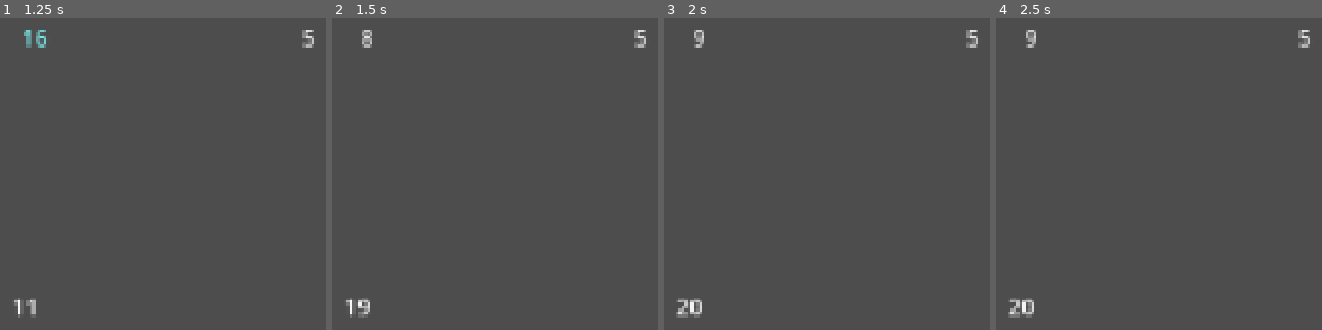
Above: before the commit, frames 1-4 (left to right).
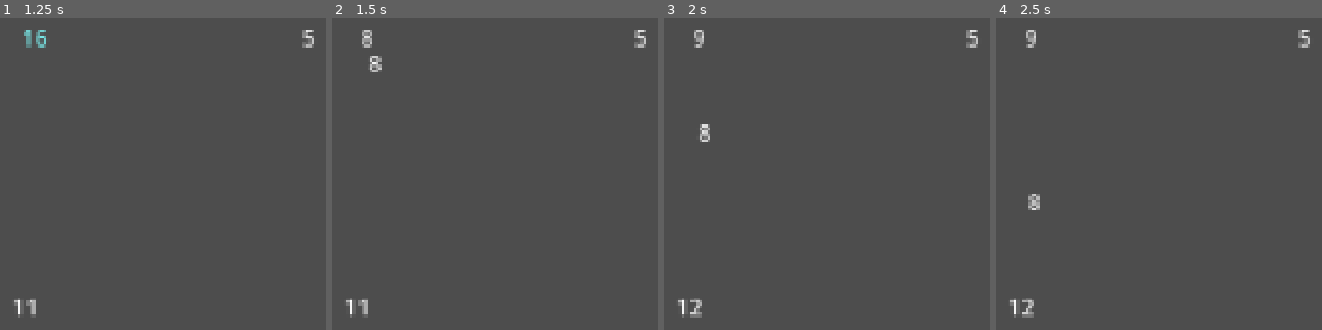
Above: after the commit, the same moments.

Repository: AgustinGattone/castles-and-bridges
Game: Godot game, scene res://scenes/nivel.tscn
Two runs of this game, one before a commit and one after it. Both use one fixed random seed, a clock stepped at 60 frames per second and the inputs below. The engine's default icon, where the game draws it, is replaced by a stand-in: a white triangle on a blue panel in a dark square.
Inputs (mouse positions are in pixels of both pictures, inside the frame that each line leads up to):
- Up to frame 1 (1.25 s): tap Enter at 0.5 s; move the mouse to (35, 39) at 0.52 s; click (35, 39) at 0.67 s
- Up to frame 2 (1.5 s): tap Space at 1.25 s; move the mouse to (358, 308) at 1.27 s; click (358, 308) at 1.42 s
- Up to frame 3 (2 s): no input
- Up to frame 4 (2.5 s): tap Enter at 2 s; move the mouse to (1305, 39) at 2.02 s; click (1305, 39) at 2.17 s

Frame 1 is identical in both runs. In frame 2, 0.3% of the frame differs, in the area x 7-16%, y 12-97%; in frame 3, 0.5%; in frame 4, 0.5%, in the area x 3-14%, y 56-97%.

Commit message:
feat: tropas instanciadas con movimiento real hacia el destino

Diff:
--- /dev/null
+++ b/escuadron.gd
@@ -0,0 +1,36 @@
+extends Area2D
+
+# --- VARIABLES DEL ESCUADRÓN ---
+var cantidad_tropas: int = 0
+var base_destino: Area2D = null
+var velocidad: float = 100.0 # Píxeles por segundo
+
+@onready var label_tropas: Label = $Label
+
+func _ready() -> void:
+	# Al nacer, actualiza el número visual
+	label_tropas.text = str(cantidad_tropas)
+
+# _process se ejecuta en cada frame (ej. 60 veces por segundo)
+func _process(delta: float) -> void:
+	# Si no tenemos destino, no hacemos nada
+	if base_destino == null:
+		return
+
+	# 1. Calculamos la dirección hacia la base destino
+	var direccion = global_position.direction_to(base_destino.global_position)
+
+	# 2. Nos movemos en esa dirección usando la velocidad y el delta (tiempo entre frames)
+	global_position += direccion * velocidad * delta
+
+	# 3. Comprobamos si ya llegamos (si estamos muy cerca)
+	if global_position.distance_to(base_destino.global_position) < 10.0:
+		entregar_tropas()
+
+func entregar_tropas() -> void:
+	# Le sumamos temporalmente las tropas al destino
+	base_destino.current_troops += cantidad_tropas
+	base_destino.update_label()
+
+	# Destruimos este escuadrón (lo borramos de la memoria)
+	queue_free()
--- a/nivel.gd
+++ b/nivel.gd
@@ -35,15 +35,28 @@
 
 # Lógica matemática de mover tropas (Teletransporte temporal)
 func enviar_tropas(origen: Area2D, destino: Area2D) -> void:
-	# Calculamos la mitad de las tropas (la división entera en Godot redondea hacia abajo)
 	var tropas_a_enviar = origen.current_troops / 2
 
 	# Restamos las tropas del origen
 	origen.current_troops -= tropas_a_enviar
 	origen.update_label()
 
-	# Sumamos las tropas al destino (Por ahora es magia instantánea)
-	destino.current_troops += tropas_a_enviar
-	destino.update_label()
+	# -----------------------------------------------------
+	# NUEVO: En lugar de sumar al destino, creamos un escuadrón
+	# -----------------------------------------------------
 
-	print("Se enviaron ", tropas_a_enviar, " tropas a la base objetivo.")
+	# 1. Clonamos la escena del escuadrón
+	var nuevo_escuadron = escuadron_escena.instantiate()
+
+	# 2. Le pasamos los datos que necesita
+	nuevo_escuadron.cantidad_tropas = tropas_a_enviar
+	nuevo_escuadron.base_destino = destino
+
+	# 3. Lo posicionamos exactamente donde está la base de origen
+	nuevo_escuadron.global_position = origen.global_position
+
+	# 4. Lo añadimos como "hijo" del Nivel para que aparezca en el juego
+	add_child(nuevo_escuadron)
+
+# Cargamos el "molde" del escuadrón
+var escuadron_escena = preload("res://scenes/escuadron.tscn")
--- /dev/null
+++ b/scenes/escuadron.tscn
@@ -0,0 +1,17 @@
+[gd_scene format=3 uid="uid://c7aoyaeuu04lr"]
+
+[ext_resource type="Script" uid="uid://8fn1m5wbsju1" path="res://escuadron.gd" id="1_571uh"]
+
+[sub_resource type="CircleShape2D" id="CircleShape2D_k6d34"]
+
+[node name="Escuadron" type="Area2D" unique_id=1839718332]
+script = ExtResource("1_571uh")
+
+[node name="CollisionShape2D" type="CollisionShape2D" parent="." unique_id=960097580]
+shape = SubResource("CircleShape2D_k6d34")
+
+[node name="Label" type="Label" parent="." unique_id=1822113095]
+offset_right = 40.0
+offset_bottom = 23.0
+text = "5
+"
Not shown, added: escuadron.gd.uid
